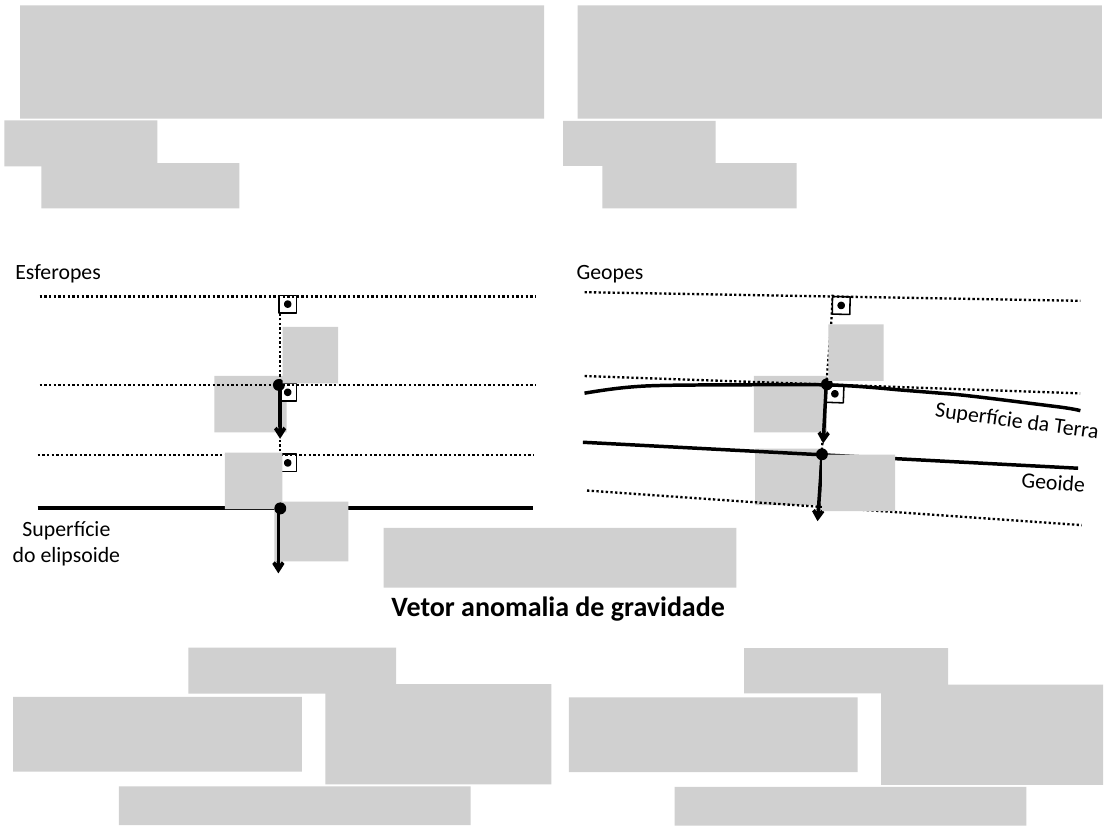
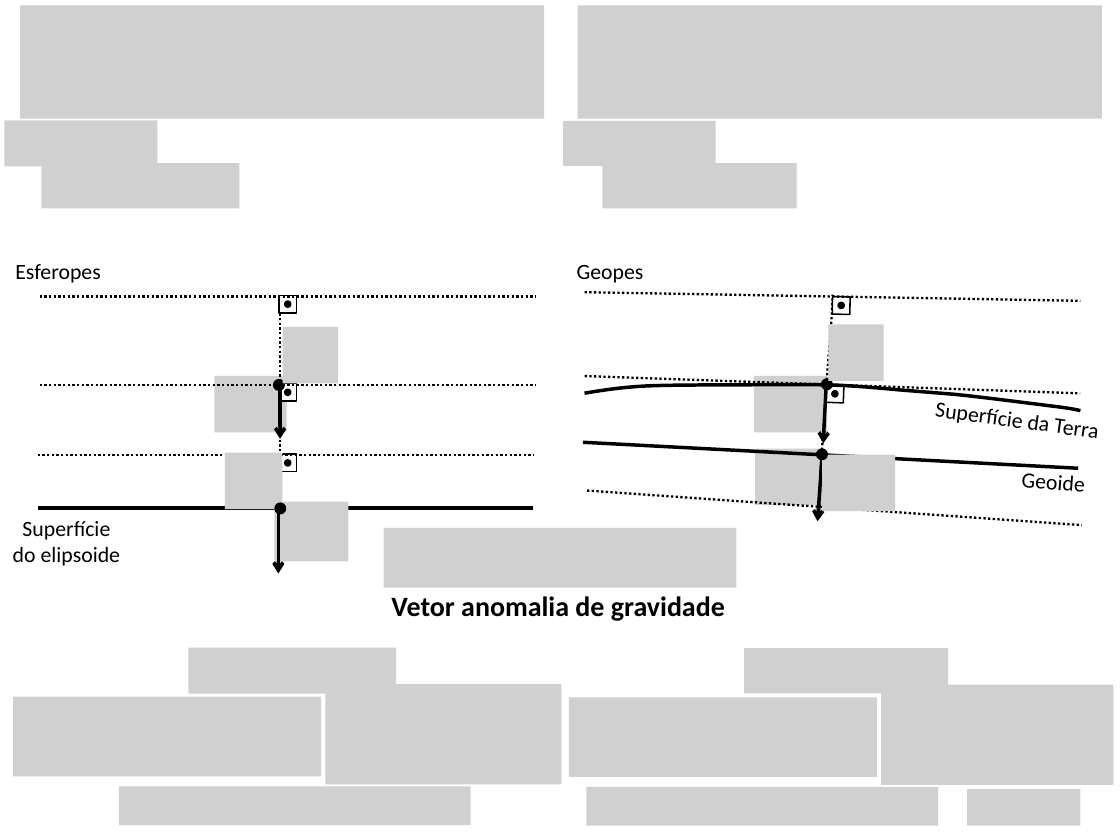
Before and after one commit to pinga-lab/CE-VII-SimBGf-2016, a slide deck: slide 56 of slides/5a_disturbio_gravidade.pptx. Drawn at 1120x840 pixels with LibreOffice and Linux fonts; fonts in the diff are those of the drawing; grey boxes stand for pictures. Boxes give left, top, right and bottom in pixels: in the first picture for what was removed or moved away, otherwise in the second. Text is boxed around its words. In the diff, an @@ line names an element or a change of style, - is before the commit and + after.

```diff
--- a/slides/5a_disturbio_gravidade.pptx
+++ b/slides/5a_disturbio_gravidade.pptx
@@ picture: place and size @@
-picture at [326, 684, 552, 785]
+picture at [326, 684, 562, 785]
@@ picture: place and size @@
-picture at [881, 684, 1103, 785]
+picture at [881, 684, 1113, 785]
@@ picture: place and size @@
-picture at [13, 697, 302, 772]
+picture at [13, 697, 321, 776]
@@ picture: place and size @@
-picture at [569, 698, 858, 773]
+picture at [569, 698, 877, 777]
@@ picture: place and size @@
-picture at [674, 787, 1026, 827]
+picture at [587, 787, 939, 827]
@@ picture added at [967, 790, 1080, 827] @@
```
Also in this commit, not shown: 41 other slides changed, 5 other files.
